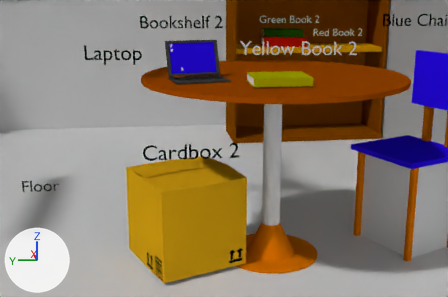
An edit to the Blender file blender_project/description/204.blend, drawn before and after from the same camera.
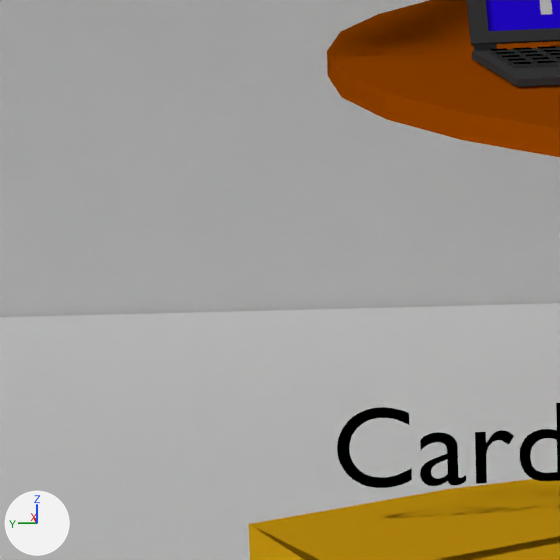
Each version is shown from a camera (50 mm lens) standing at (-10.0, -2.1, 4.21) and looking at (-0.43, -3.31, 1.67), then close up on the part from 18% to 41% of the width and 23% to 59% of the height. Lighting does not change. The marker at lower left points along +X, +Y and +Z.

The first close-up shows 'Cardbox 2', 'Cube.001', 'Laptop', 'Text.018', 'table2', 'world_floor', 'world_north_wall'.
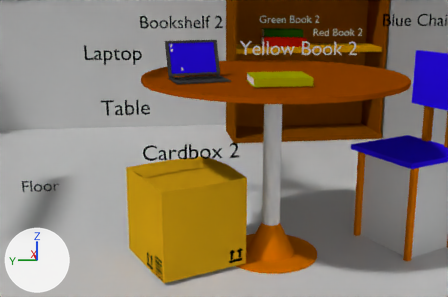
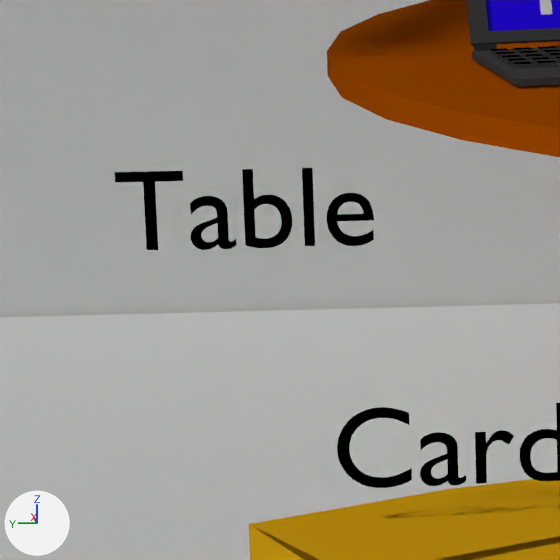
What differs and where, as boxes (x1, y1, x2, y2) in the close-ups (560 x 560 px):
'Text.023', added (black)
    after: (115, 168, 374, 250)

The change, as a list of edits to the scene's bpy script:
```text
Add mat_label_black_003:
    mat_label_black_003 = diffuse_material('Label_Black.003')
    mat_label_black_003.base_color = (0.0, 0.0, 0.0)  # black #000000
Add txt_text_018:
    txt_text_018 = bpy.data.curves.new('Text.018', 'FONT')
    txt_text_018.body = 'Table'
    txt_text_018.materials.append(mat_label_black_003)  # black #000000
Add ob_text_023:
    ob_text_023 = bpy.data.objects.new('Text.023', txt_text_018)
    ob_text_023.location = (-0.065, -1.372, 2.185)
    ob_text_023.rotation_euler = (1.571, 0.0, -1.57)  # degrees (90, 0, -90)
    ob_text_023.scale = (0.355, 0.355, 0.355)
```
